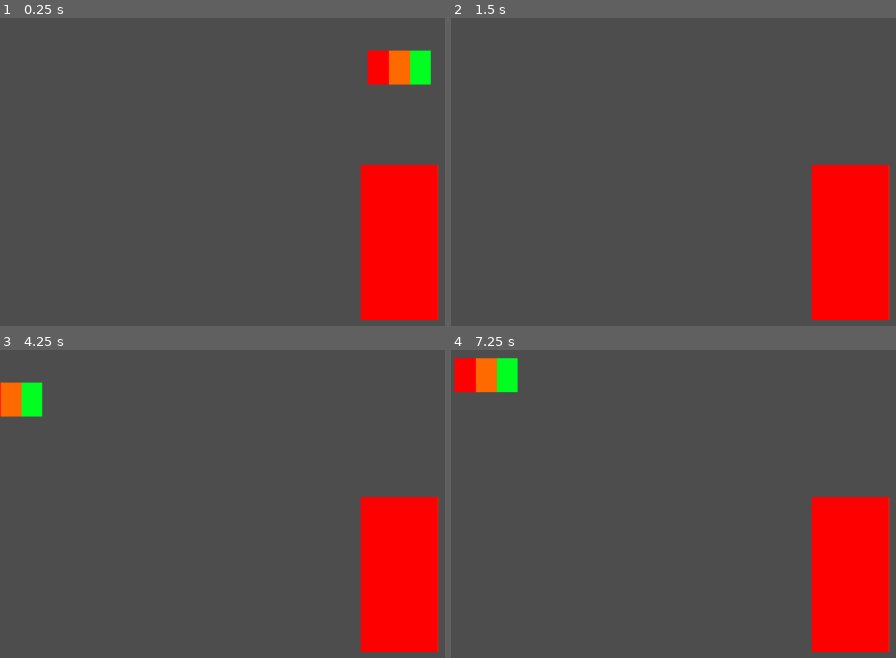
Above: before the commit, frames 1-4 (two rows, left to right).
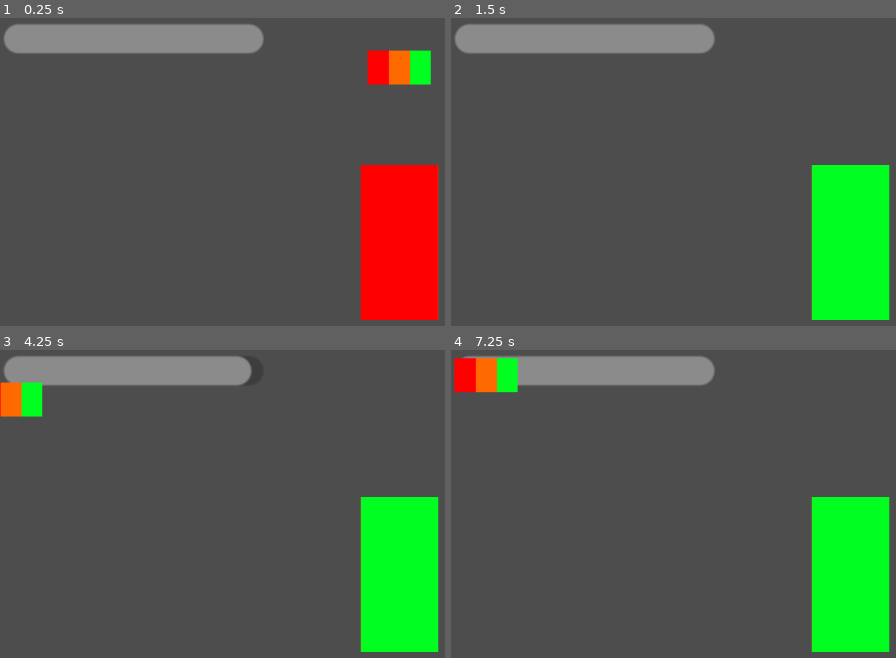
Above: after the commit, the same moments.

Repository: AbdullaAlaydaroos/wol
Game: Godot game, scene res://Scenes/Main.tscn
Same seed, same stepped clock (60 frames per second), same inputs: the game is played once before the commit and once after it.
Inputs:
- Up to frame 1 (0.25 s): no input
- Up to frame 2 (1.5 s): tap Enter at 0.5 s; hold D (right) 0.53-1.28 s; hold S (down) from 1.28 s (still down)
- Up to frame 3 (4.25 s): tap Space at 2, 3.5 s; release S (down) at 2.03 s; hold D (right) 2.03-2.78 s; tap Enter at 2.75 s; hold W (up) 2.78-3.53 s; hold A (left) from 3.53 s (still down); tap - (debug_0, bound only after the commit) at 4.15 s
- Up to frame 4 (7.25 s): tap = (debug_1, bound only after the commit) at 4.9 s; release A (left) at 5.03 s; hold S (down) 5.03-5.78 s; tap Enter at 5.75 s; hold D (right) 5.78-6.53 s; tap Space at 6.5 s; hold W (up) from 6.53 s (still down)

The runs differ from the first frame. In frame 1, 5.4% of the frame differs, in the area x 0-60%, y 1-12%; in frame 2, 14%, in the area x 0-99%, y 1-99%; in frame 3, 14%; in frame 4, 13%.

Commit message:
Second commit

Diff:
--- a/Scenes/Main.tscn
+++ b/Scenes/Main.tscn
@@ -5,13 +5,21 @@
 
 [node name="Main" type="Node2D"]
 
-[node name="Player" parent="." node_paths=PackedStringArray("camera_sync") instance=ExtResource("1_m2r5o")]
-camera_sync = NodePath("../Camera2D")
+[node name="Player" parent="." node_paths=PackedStringArray("health_bar", "camera") instance=ExtResource("1_m2r5o")]
+health_bar = NodePath("../Camera2D/ProgressBar")
+camera = NodePath("../Camera2D")
 
 [node name="Camera2D" type="Camera2D" parent="."]
 position = Vector2(0, -7.62939e-06)
-scale = Vector2(1, 1)
 zoom = Vector2(3.5, 3.5)
+
+[node name="ProgressBar" type="ProgressBar" parent="Camera2D"]
+offset_left = -163.0
+offset_top = -90.0
+offset_right = -56.0
+offset_bottom = -78.0
+step = 1.0
+show_percentage = false
 
 [node name="Sprite2D" type="Sprite2D" parent="."]
 position = Vector2(1.52588e-05, -72)
--- a/Scripts/Player.gd
+++ b/Scripts/Player.gd
@@ -4,20 +4,45 @@
 
 @export_group('Locomotion')
 @export var speed = 200
+@export_group('Health')
+@export var health = 100
+@export var MAX_HEALTH = 100
+@export var health_bar = ProgressBar
 @export_group('Camera Sync')
-@export var camera_sync = Camera2D
-@export var should_camera_sync = true
+@export var camera = Camera2D
+@export var camera_sync = true
 
+
+func _ready() -> void:
+	health_bar.max_value = MAX_HEALTH
+
+func _process(delta: float) -> void:
+	sync_camera()
+	animation()
+
+	health_bar.value = health
+
+	# Health Debug
+	if Input.is_action_just_pressed('debug_0'):
+		health -= 5
+
+	if Input.is_action_just_pressed('debug_1'):
+		health += 5
+
+
+func _physics_process(delta):
+	get_input()
+	move_and_slide()
 
 func get_input():
 	var input_direction = Input.get_vector("left", "right", "up", "down")
 	velocity = input_direction * speed
 
+func sync_camera():
+	if global_position != camera.global_position && camera_sync:
+		camera.global_position = global_position
 
-func _process(delta: float) -> void:
-	if global_position != camera_sync.global_position && should_camera_sync:
-				camera_sync.global_position = global_position
-
-func _physics_process(delta):
-	get_input()
-	move_and_slide()
+func animation():
+	sprite.play('idle')
+	if velocity:
+		sprite.play('run')
--- a/project.godot
+++ b/project.godot
@@ -42,3 +42,13 @@
 "events": [Object(InputEventMouseButton,"resource_local_to_scene":false,"resource_name":"","device":-1,"window_id":0,"a …(253 unchanged characters)…
 ]
 }
+debug_0={
+"deadzone": 0.5,
+"events": [Object(InputEventKey,"resource_local_to_scene":false,"resource_name":"","device":-1,"window_id":0,"alt_pressed":false,"shift_pressed":false,"ctrl_pressed":false,"meta_pressed":false,"pressed":false,"keycode":0,"physical_keycode":45,"key_label":0,"unicode":45,"location":0,"echo":false,"script":null)
+]
+}
+debug_1={
+"deadzone": 0.5,
+"events": [Object(InputEventKey,"resource_local_to_scene":false,"resource_name":"","device":-1,"window_id":0,"alt_pressed":false,"shift_pressed":false,"ctrl_pressed":false,"meta_pressed":false,"pressed":false,"keycode":0,"physical_keycode":61,"key_label":0,"unicode":61,"location":0,"echo":false,"script":null)
+]
+}
